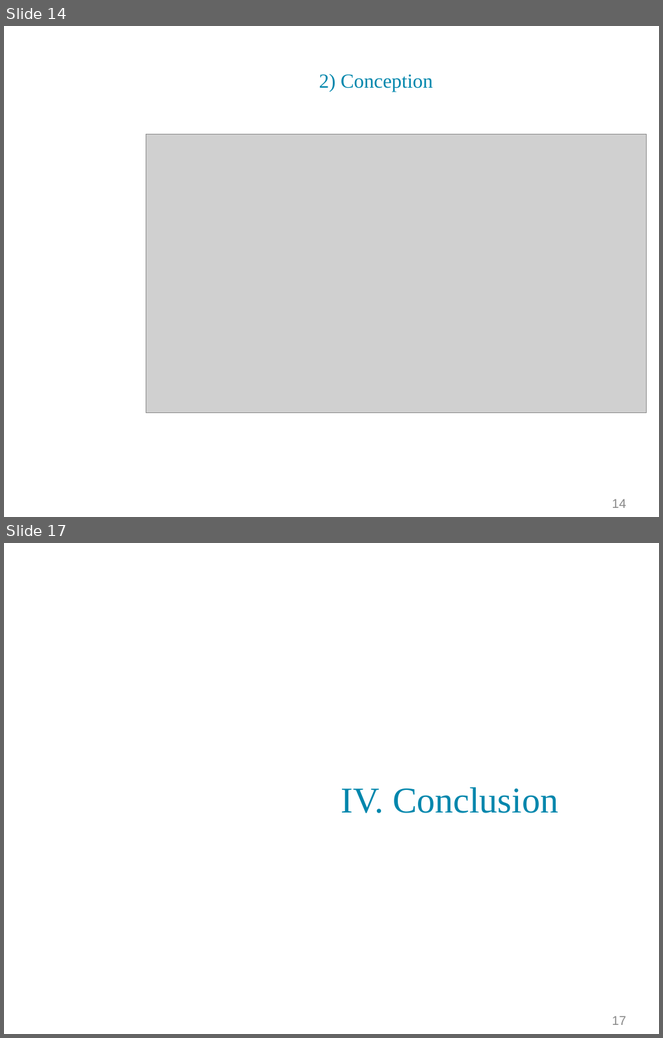
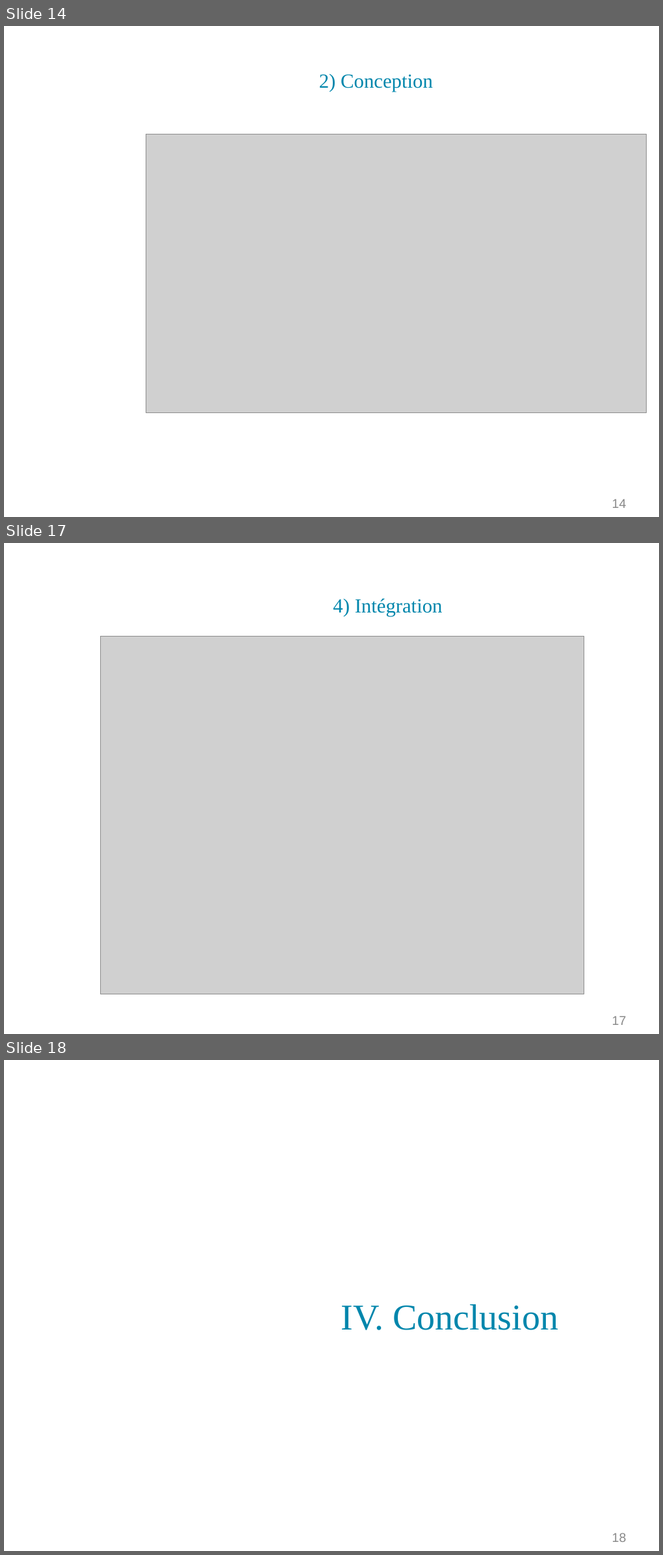
Before and after one commit to PinaudLucas/Projet, a slide deck: Romain/Revue_1.odp. Shown one above the other, each under a label of ours: slides 14 and 17 before the commit, slides 14, 17 and 18 after it; the slides between them are not shown. The pictures are 663x1038 and 663x1555 pixels, drawn with LibreOffice and Linux fonts; fonts in the diff are those of the drawing; grey boxes stand for pictures; background and template pictures are left out. Boxes give left, top, right and bottom in pixels: in the first picture for what was removed or moved away, otherwise in the second. Text is boxed around its words. In the diff, an @@ line names an element or a change of style, - is before the commit and + after.

```diff
--- a/Romain/Revue_1.odp
+++ b/Romain/Revue_1.odp
@@ slide 17 added at bbox=[4, 543, 659, 1034], background picture (left out) @@
@@ title added at bbox=[333, 598, 443, 617], 22 pt, text #0086AC @@
+4) Intégration
@@ picture added at bbox=[100, 636, 584, 995] @@
@@ page number added at bbox=[612, 1016, 627, 1025], 14 pt, text #898989 @@
+17
@@ what was slide 17 is now slide 18 @@
@@ page number at bbox=[612, 1533, 627, 1542]: text changed @@
-17
+18
```
Also in this commit, not shown: 2 slides changed, 20 other files.
